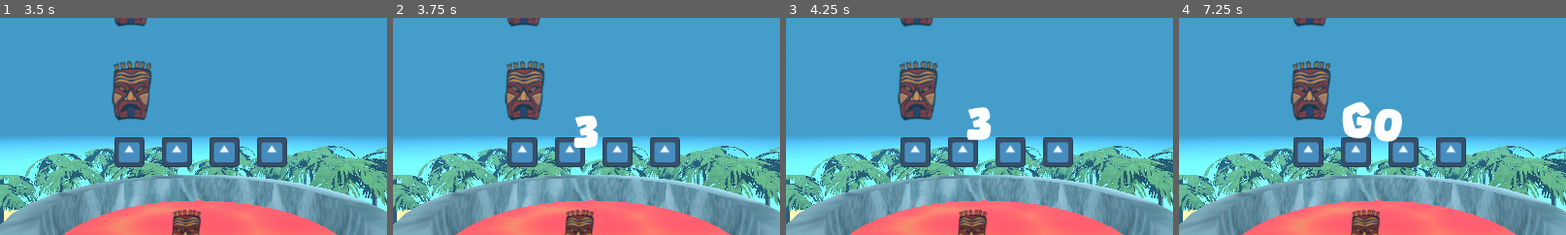
Above: before the commit, frames 1-4 (left to right).
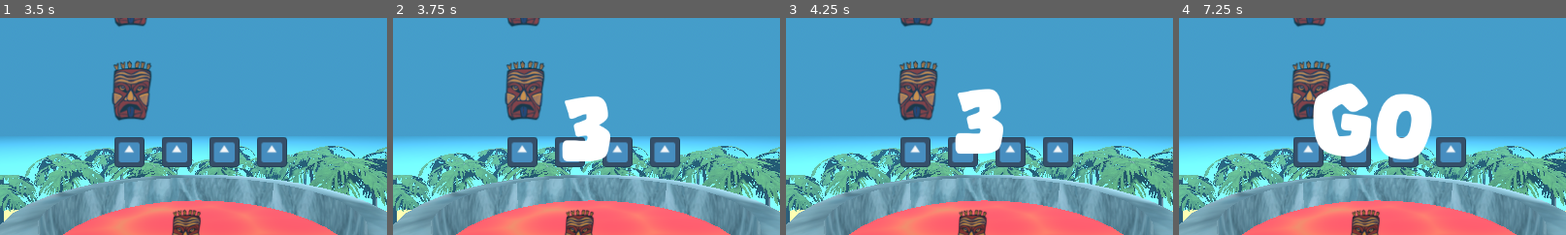
Above: after the commit, the same moments.

Repository: juhanakristian/ggj2026
Game: Godot game, scene res://scenes/main/main.tscn
The game is run twice, just before and just after one commit, with the same random seed, the same clock (stepped at 60 frames per second) and the same inputs. The engine's default icon, where the game draws it, is replaced by a stand-in: a white triangle on a blue panel in a dark square. Sound files missing from this copy of the repository are replaced by a short silence.
Inputs:
- Up to frame 1 (3.5 s): tap Enter (ui_accept) at 0.5, 0.77, 1.52, 3.02 s
- Up to frame 2 (3.75 s): no input
- Up to frame 3 (4.25 s): tap Enter (ui_accept) at 3.77 s
- Up to frame 4 (7.25 s): tap Enter (ui_accept) at 4.52, 6.02, 6.77 s
The pictures show only the part of the screen within x 25-75%, y 25-75%; the shares and areas given below are measured in that part.

Frame 1 is identical in both runs. In frame 2, 2.4% of the frame differs, in the area x 43-57%, y 35-67%; in frame 3, 2.5%; in frame 4, 6.1%, in the area x 34-66%, y 29-66%.

Commit message:
Increased the font size for countdown

Diff:
--- a/mauri/scenes/ui/countdown_ui/countdown_ui.tscn
+++ b/mauri/scenes/ui/countdown_ui/countdown_ui.tscn
@@ -14,7 +14,7 @@
 grow_vertical = 2
 size_flags_horizontal = 3
 theme_override_fonts/normal_font = ExtResource("2_wojvk")
-theme_override_font_sizes/normal_font_size = 64
+theme_override_font_sizes/normal_font_size = 128
 bbcode_enabled = true
 text = "NA"
 scroll_active = false
